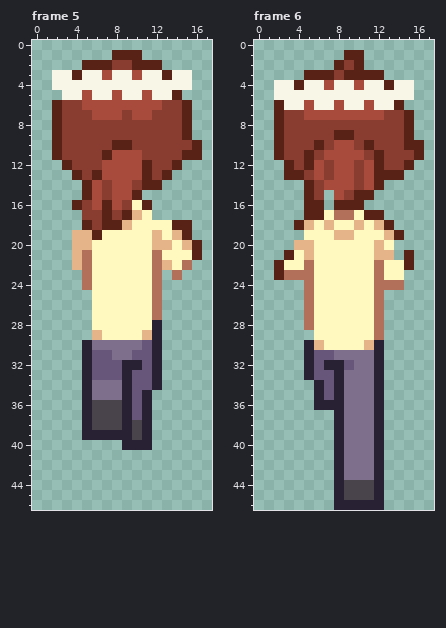
One commit to this pixel-art file: michael_up_run_strip6.ase. Above, as it was before the edit.
18x47 pixels, 6 frames. Shown: frame 5, frame 6. The commit also changed other frames, which this record leaves out.
After:
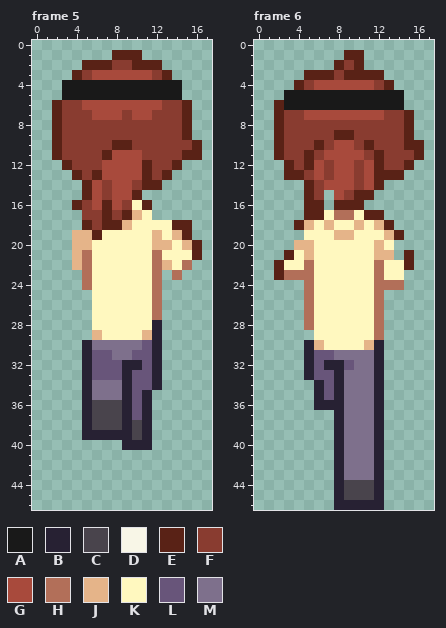
Palette (. is transparent): A #191919  B #272133  C #49444c  D #f8f6e7  E #592216  F #893c30  G #a84a3c  H #b26f59  J #e5b489  K #fff8bf  L #68557a  M #7e708c
From old to new:
layer "hat water" added
layer "Layer 3" removed
--- frame 5
@@ x 0..17 @@
  2 .....EEEFFEEE.....
- 3 ..DDEDDGDDGDDEDD..
- 4 ..DDDDDDDDDDDDDD..
- 5 ...DDGDDGDDGDDE...
+ 3 ....EFGGGGGGFE....
+ 4 ...AAAAAAAAAAAA...
+ 5 ...AAAAAAAAAAAA...
  6 ..EFFGGGGGGGGFFE..
--- frame 6
@@ x 0..17 @@
  3 .....EEEFEEEE.....
- 4 ..DDEDDGDDGDDEDD..
- 5 ..DDDDDDDDDDDDDD..
- 6 ..EDDGDDGDDGDDE...
+ 4 ....EFGGGGGGFE....
+ 5 ...AAAAAAAAAAAA...
+ 6 ..EAAAAAAAAAAAA...
  7 ..EFFGGGGGGGGFFE..
Where, in picture pixels (left, top, right, bottom), the same in both pictures:
changed: (52, 70, 192, 100)
changed: (274, 80, 414, 110)
